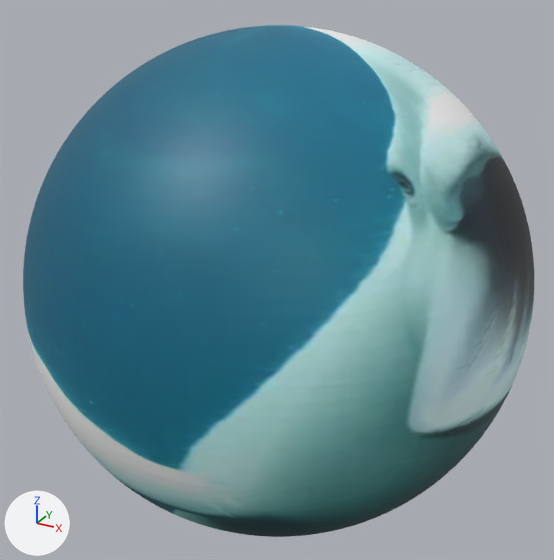
The glTF model display/res/orbitals/1s.gltf, before and after one commit.
Both versions are drawn from a camera (50 mm lens) standing at (1.393, -2.546, 1.276) and looking at (-0.006, -0.002, 0.003). Every picture has the same lights, and +X, +Y and +Z are marked at lower left.
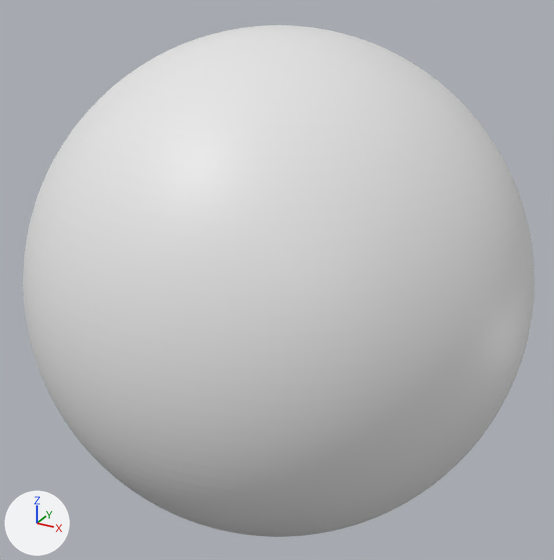
Pixel boxes (x1, y1, x2, y2) of what changed, in the pictures (554 x 560 px):
'Sphere', recoloured (cyan to white): (23, 25, 534, 537) in both

The change, as a list of edits to the scene's bpy script:
```text
Change me_sphere:
    where me_sphere.from_pydata(...)  # 7082 vertices, 14160 faces; spans x -1.0..1.0, y -1.0..1.0, z -1.0..1.0
    remove me_sphere.materials.append(mat_material)  # picture img_beluga_whale
```
